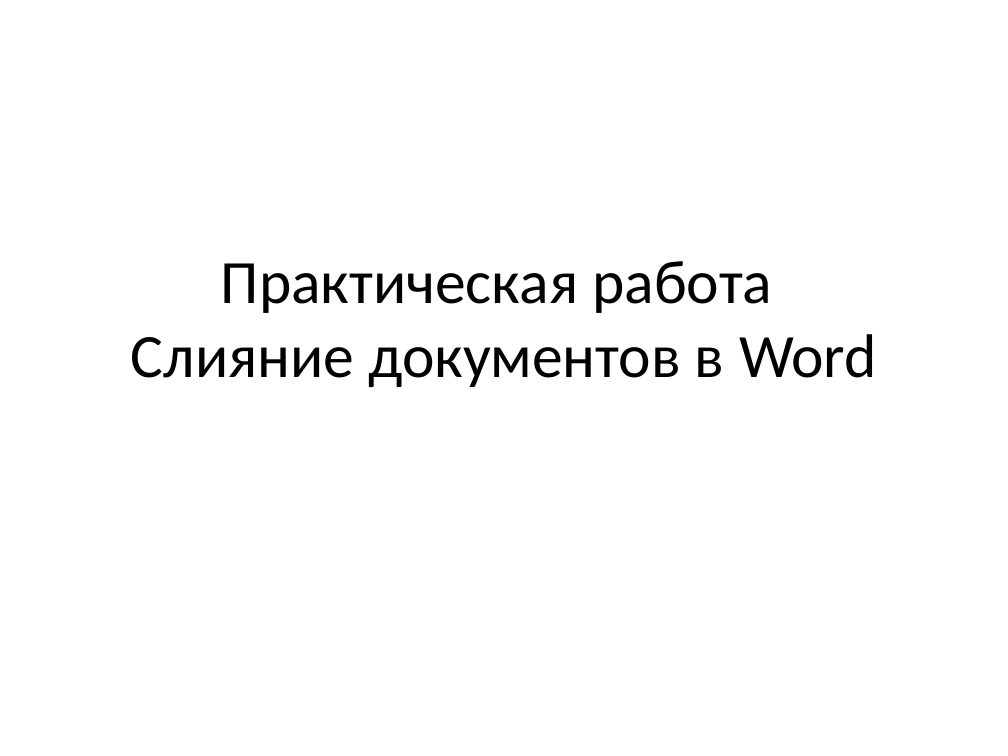
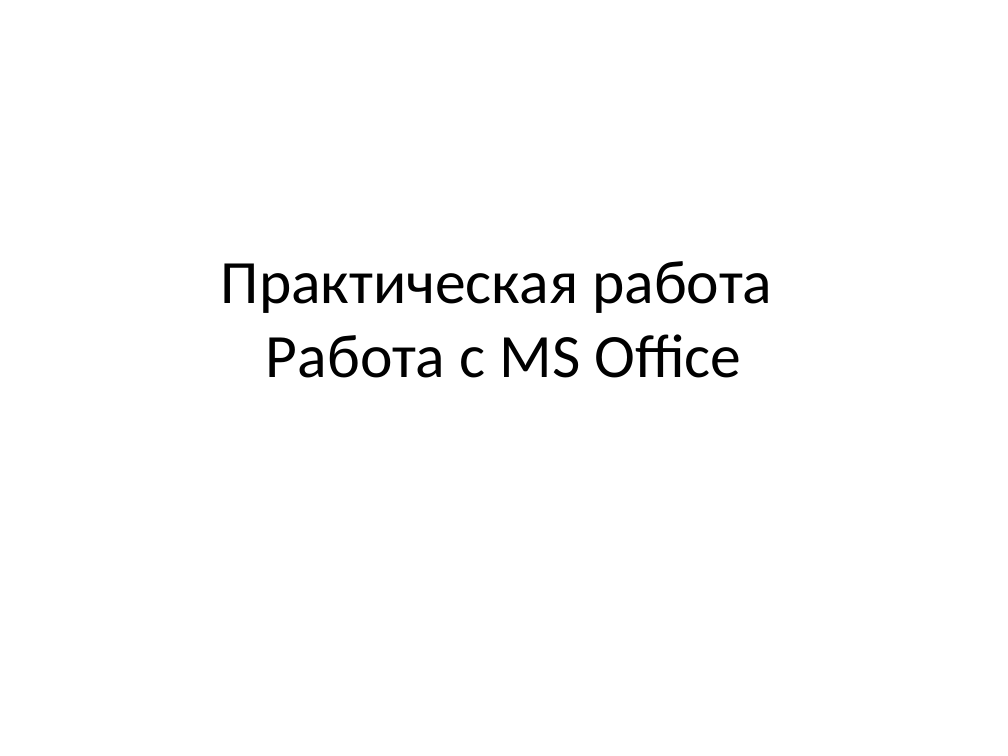
Before and after one commit to mbdatateach/site, a slide deck: slide 1 of 1)цт в менеджменте/11 Работа с MS Office.pptx. Drawn at 1008x756 pixels with LibreOffice and Linux fonts; fonts in the diff are those of the drawing. Boxes give left, top, right and bottom in pixels: in the first picture for what was removed or moved away, otherwise in the second. Text is boxed around its words. In the diff, an @@ line names an element or a change of style, - is before the commit and + after.

```diff
--- a/1)цт в менеджменте/11 Работа с MS Office.pptx
+++ b/1)цт в менеджменте/11 Работа с MS Office.pptx
@@ title at <box>221,261,772,378</box>: text changed @@
-Практическая работа
-Слияние документов в Word
+Практическая работа
+Работа с MS Office
```
Also in this commit, not shown: 20 other files.
